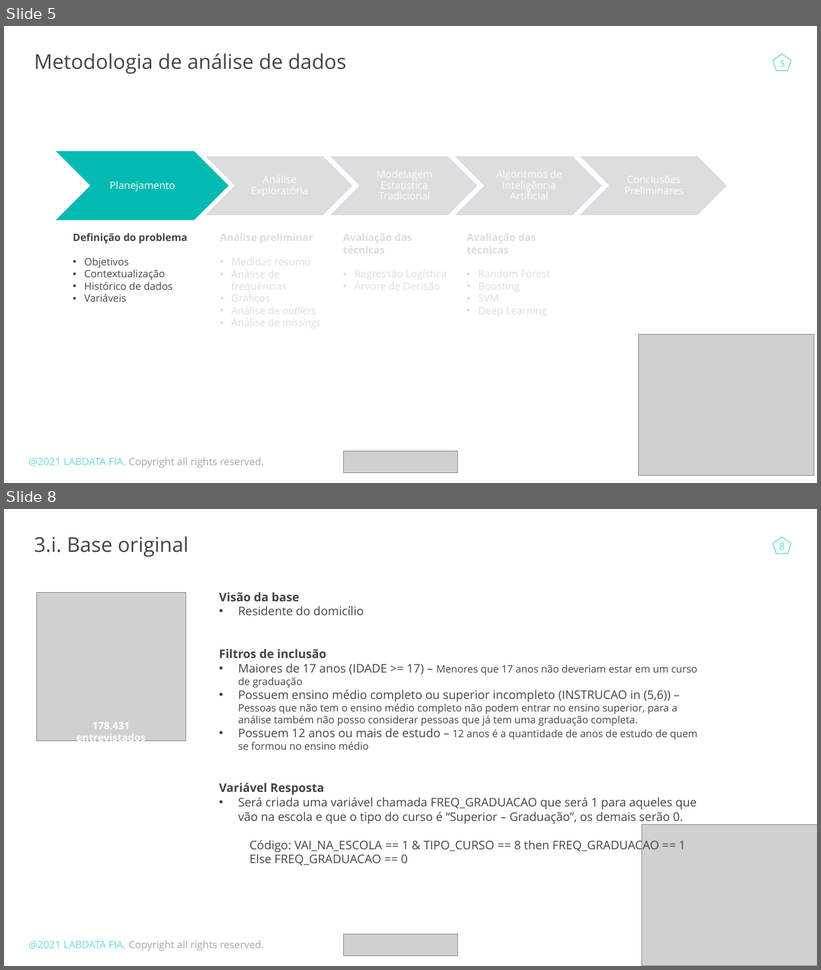
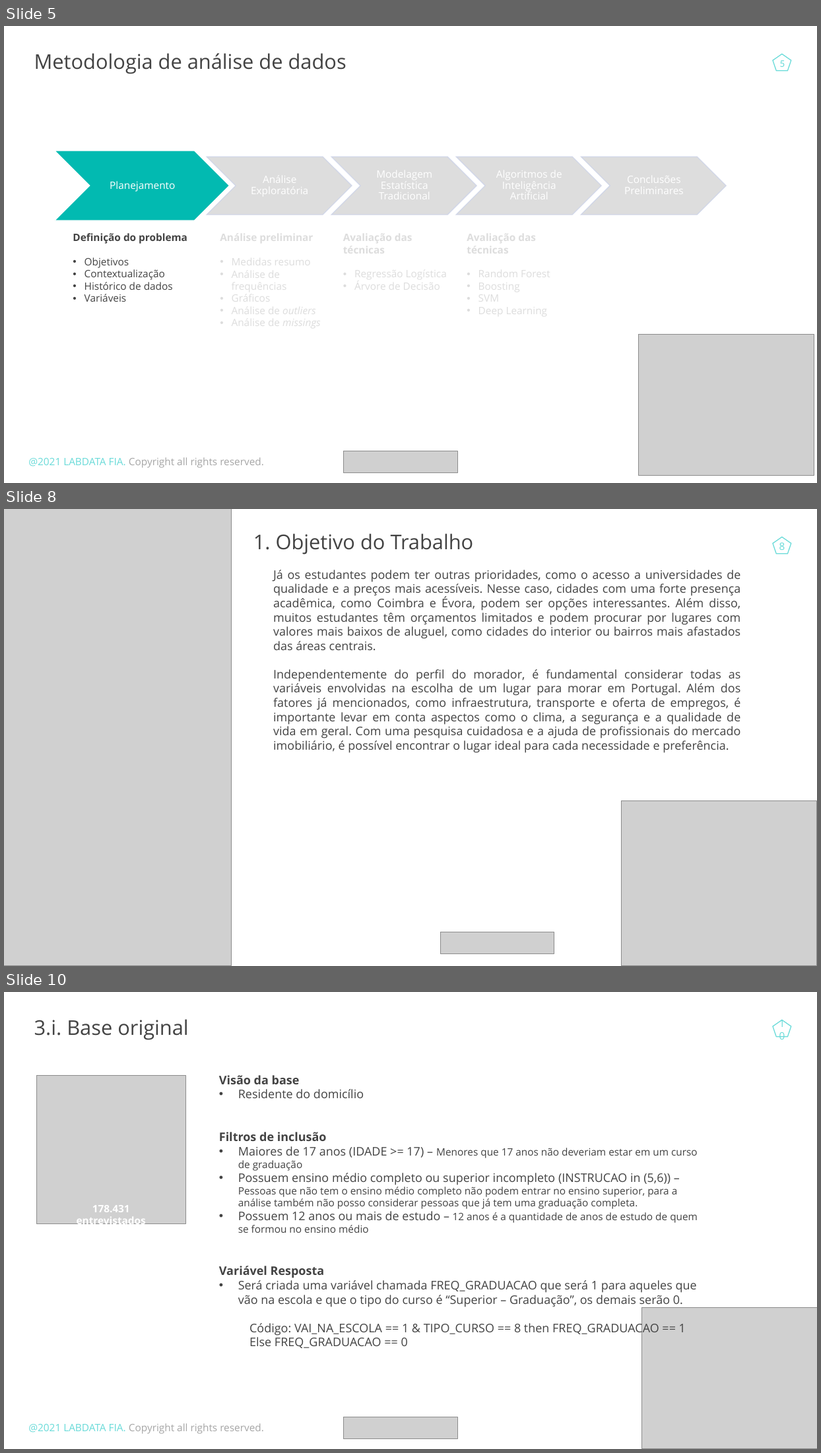
Before and after one commit to johnosd/MPAlugueisLisboa, a slide deck: Docs/TCC John Costa.pptx. Shown one above the other, each under a label of ours: slides 5 and 8 before the commit, slides 5, 8 and 10 after it; the slides between them are not shown. The pictures are 821x970 and 821x1453 pixels, drawn with LibreOffice and Linux fonts; fonts in the diff are those of the drawing; grey boxes stand for pictures. Boxes give left, top, right and bottom in pixels: in the first picture for what was removed or moved away, otherwise in the second. Text is boxed around its words. In the diff, an @@ line names an element or a change of style, - is before the commit and + after.

```diff
--- a/Docs/TCC John Costa.pptx
+++ b/Docs/TCC John Costa.pptx
@@ slide 8 added at (x1=4, y1=509, x2=817, y2=966), background #FFFFFF @@
@@ picture added at (x1=4, y1=509, x2=232, y2=966) @@
@@ text added at (x1=253, y1=533, x2=474, y2=555), 24 pt, text #434343 @@
+1. Objetivo do Trabalho
@@ pentagon added at (x1=773, y1=537, x2=791, y2=554), outline #6ADBD9 1 pt @@
@@ page number added at (x1=780, y1=543, x2=785, y2=550), 12 pt, text #6ADBD9 @@
+8
@@ text added at (x1=273, y1=570, x2=741, y2=753), 14 pt, text #434343 @@
+Já os estudantes podem ter outras prioridades, como o acesso a universidades de qualidade e a preços mais acessíveis. Nesse caso, cidades com uma forte presença acadêmica, como Coimbra e Évora, podem ser opções interessantes. Além disso, muitos estudantes têm orçamentos limitados e podem procurar por lugares com valores mais baixos de aluguel, como cidades do interior ou bairros mais afastados das áreas centrais.
+Independentemente do perfil do morador, é fundamental considerar todas as variáveis envolvidas na escolha de um lugar para morar em Portugal. Além dos fatores já mencionados, como infraestrutura, transporte e oferta de empregos, é importante levar em conta aspectos como o clima, a segurança e a qualidade de vida em geral. Com uma pesquisa cuidadosa e a ajuda de profissionais do mercado imobiliário, é possível encontrar o lugar ideal para cada necessidade e preferência.
@@ picture added at (x1=622, y1=801, x2=817, y2=966) @@
@@ picture added at (x1=441, y1=932, x2=555, y2=955) @@
@@ what was slide 8 is now slide 10 @@
@@ page number at (x1=780, y1=1026, x2=785, y2=1033): text changed @@
-8
+10
```
Also in this commit, not shown: 11 slides changed, 1 other slide added.
